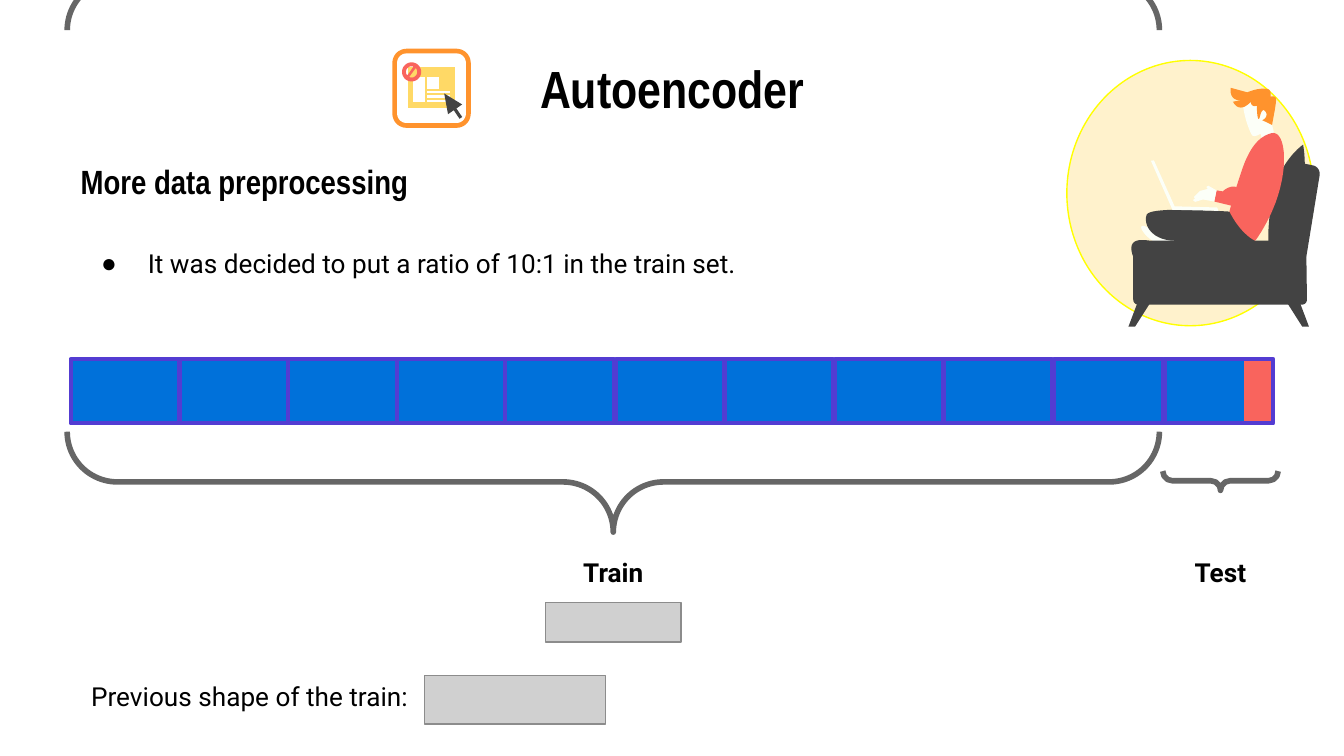
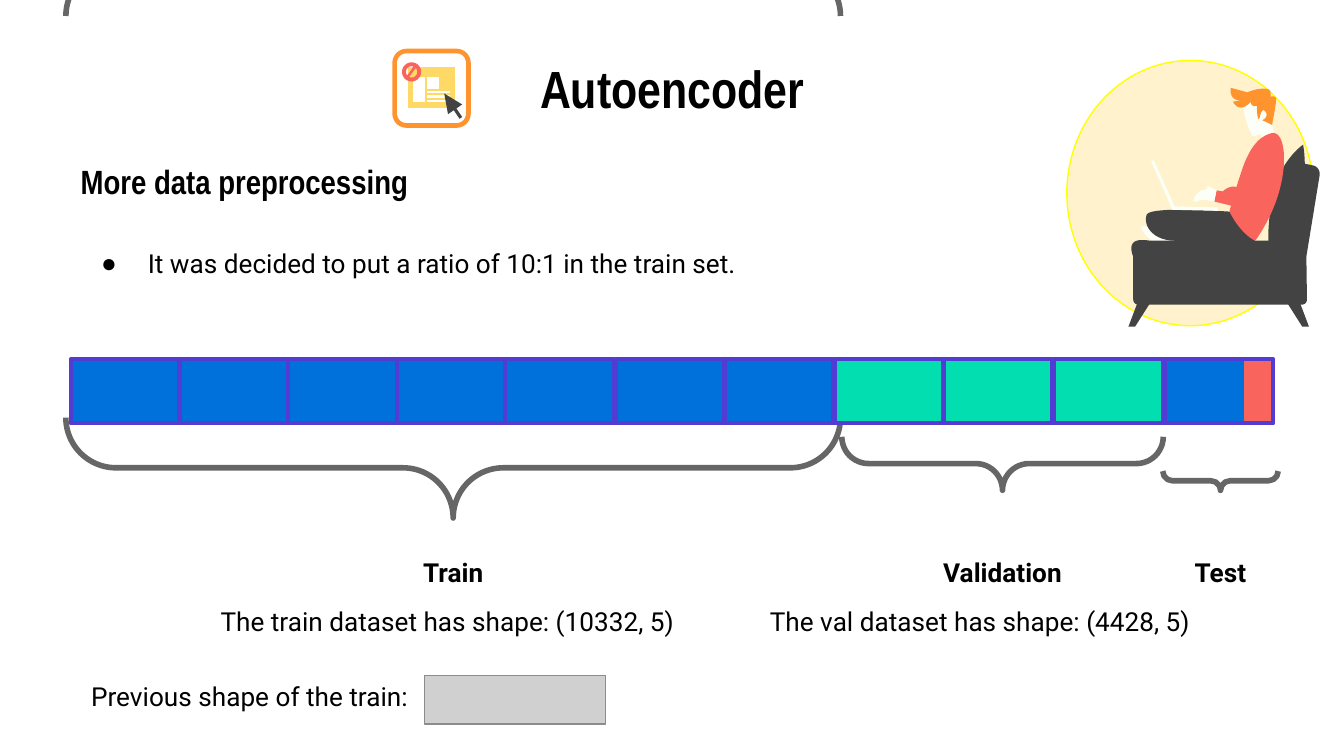
Before and after one commit to AntheaSilvia/Credit-Card-Fraud-Anomaly-detection, a slide deck: slide 14 of Credit Card Fraud Detection-Presentation.pptx. Drawn at 1344x756 pixels with LibreOffice and Linux fonts; fonts in the diff are those of the drawing; grey boxes stand for pictures. Boxes give left, top, right and bottom in pixels: in the first picture for what was removed or moved away, otherwise in the second. Text is boxed around its words. In the diff, an @@ line names an element or a change of style, - is before the commit and + after.

Commit message:
Presentations

```diff
--- a/Credit Card Fraud Detection-Presentation.pptx
+++ b/Credit Card Fraud Detection-Presentation.pptx
@@ brace pair: place and size @@
-brace pair at bbox=[67, 0, 1159, 532]
+brace pair at bbox=[66, 0, 840, 517]
@@ brace pair added at bbox=[842, 0, 1163, 490], outline #666666 3 pt @@
@@ fill none to #03DEB1 in 3 elements at bbox=[835, 359, 943, 423], bbox=[943, 359, 1052, 423], bbox=[1054, 359, 1163, 423] @@
@@ text "Train": place and size @@
-text "Train" at bbox=[583, 562, 643, 583]
+text "Train" at bbox=[423, 562, 483, 583]
@@ text added at bbox=[943, 562, 1061, 583], 14 pt, text #000000, bold @@
+Validation
@@ text added at bbox=[221, 610, 674, 637], 14 pt, text #000000 @@
+The train dataset has shape: (10332, 5)
@@ picture removed at bbox=[546, 602, 681, 641] @@
@@ text added at bbox=[770, 610, 1190, 637], 14 pt, text #000000 @@
+The val dataset has shape: (4428, 5)
```
Also in this commit, not shown: 3 other slides changed, 1 other file.
